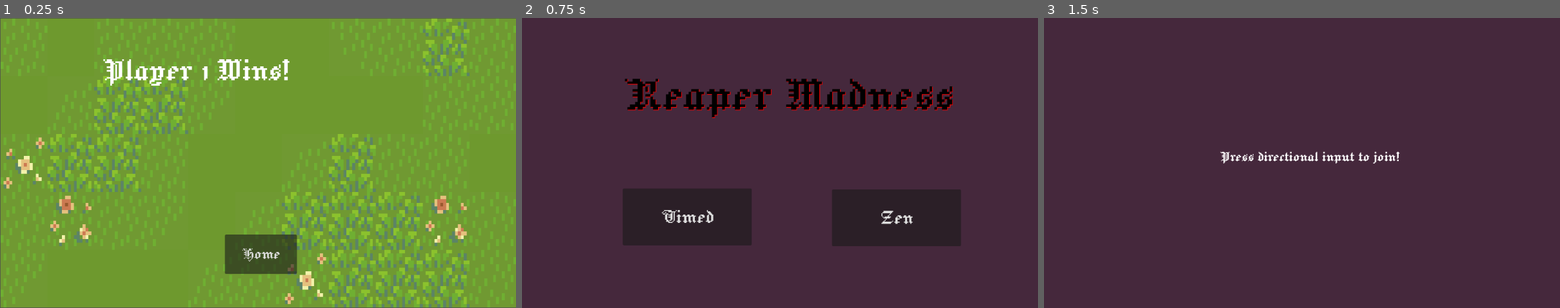
Above: before the commit, frames 1-3 (left to right).
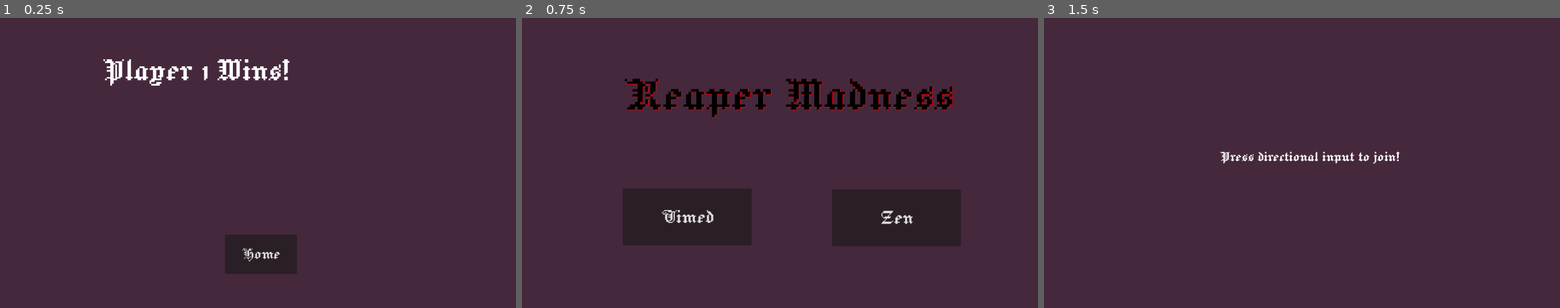
Above: after the commit, the same moments.

Repository: reniby/catfight
Game: Godot game, scene res://scenes/end_screen.tscn
Two runs of this game, one before a commit and one after it. Both use one fixed random seed, a clock stepped at 60 frames per second and the inputs below. This scene is started directly instead of the project's main scene.
Inputs:
- Up to frame 1 (0.25 s): no input
- Up to frame 2 (0.75 s): click "Home" at 0.5 s
- Up to frame 3 (1.5 s): click "Timed" at 1.25 s

The runs differ from the first frame. In frame 1, 99% of the frame differs, in the area x 0-100%, y 0-100%; in frame 2, nothing differs; in frame 3, nothing differs.

Commit message:
score screen background

Diff:
--- a/scenes/end_screen.tscn
+++ b/scenes/end_screen.tscn
@@ -1,14 +1,16 @@
-[gd_scene load_steps=3 format=3 uid="uid://ch0b7cixe4j2h"]
+[gd_scene load_steps=2 format=3 uid="uid://ch0b7cixe4j2h"]
 
-[ext_resource type="Texture2D" uid="uid://bmcatdfsxa15e" path="res://space_art/Grassy Flower Background.webp" id="1_msdr5"]
 [ext_resource type="Script" path="res://scripts/score_screen.gd" id="2_2aptv"]
 
 [node name="EndScreen" type="Node2D"]
 
-[node name="GrassyFlowerBackground" type="Sprite2D" parent="."]
-position = Vector2(577, 324)
-scale = Vector2(1.63636, 2.01875)
-texture = ExtResource("1_msdr5")
+[node name="CosmicBackgroundOuterSpace" type="ColorRect" parent="."]
+offset_left = -132.0
+offset_top = -52.0
+offset_right = 559.0
+offset_bottom = 341.0
+scale = Vector2(2, 1.909)
+color = Color(0.270588, 0.156863, 0.235294, 1)
 
 [node name="Score" type="Label" parent="."]
 offset_left = 227.0
